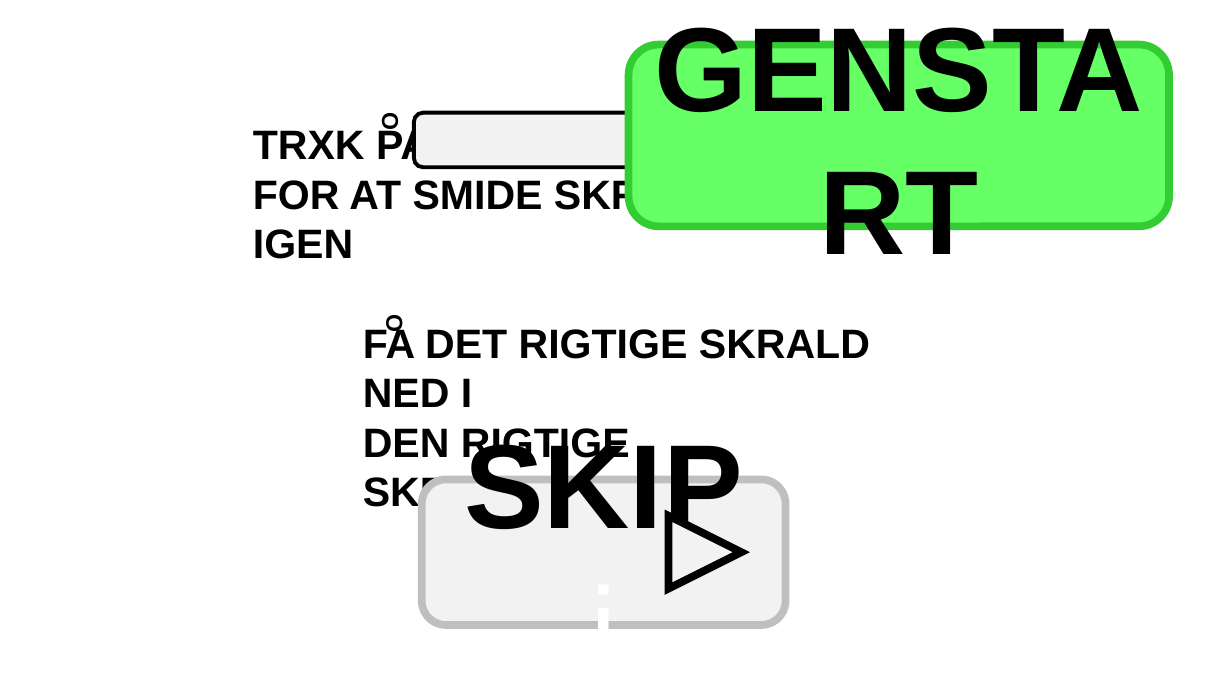
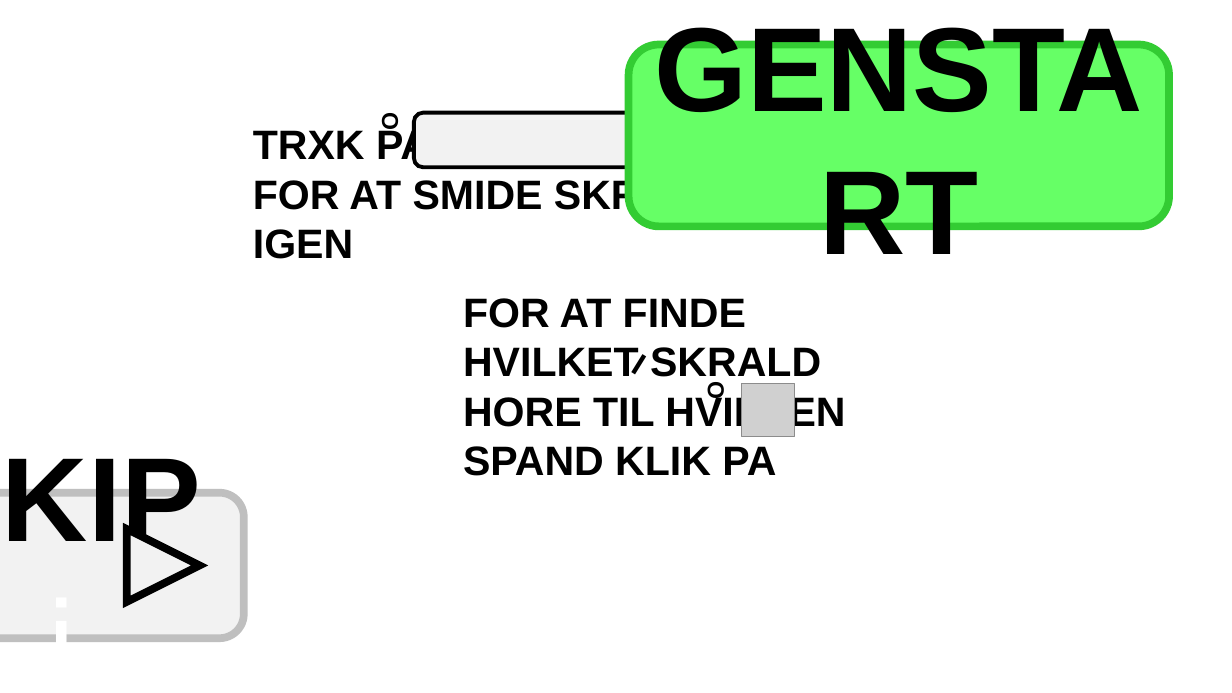
Before and after one commit to Buildasaurus/DDU---Projekt---Platformspil, a slide deck: slide 4 of Myrestartskaerm.pptx. Drawn at 1232x693 pixels with LibreOffice and Linux fonts; fonts in the diff are those of the drawing; grey boxes stand for pictures. Boxes give left, top, right and bottom in pixels: in the first picture for what was removed or moved away, otherwise in the second. Text is boxed around its words. In the diff, an @@ line names an element or a change of style, - is before the commit and + after.

```diff
--- a/Myrestartskaerm.pptx
+++ b/Myrestartskaerm.pptx
@@ text at box(463, 298, 845, 476): text changed @@
-FA DET RIGTIGE SKRALD NED I
-DEN RIGTIGE SKRALDESPAND
+FOR AT FINDE HVILKET SKRALD HORE TIL HVILKEN SPAND KLIK PA
@@ text added at box(630, 347, 637, 374), 24 pt, text #000000, bold @@
+I
@@ text "O": place and size @@
-text "O" at box(381, 316, 407, 333)
+text "O" at box(703, 383, 729, 400)
@@ picture added at box(741, 384, 795, 436) @@
@@ rounded rectangle "SKIP j": place and size @@
-rounded rectangle "SKIP j" at box(421, 480, 786, 625)
+rounded rectangle "SKIP j" at box(0, 493, 244, 638)
@@ triangle: place and size @@
-triangle at box(669, 516, 742, 589)
+triangle at box(127, 530, 200, 603)
```
Also in this commit, not shown: 5 other files.
